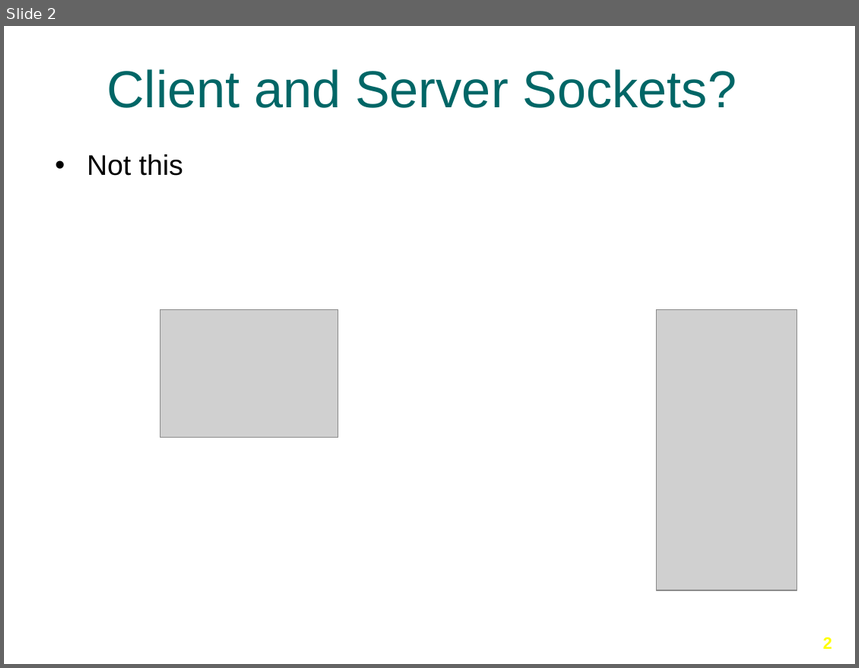
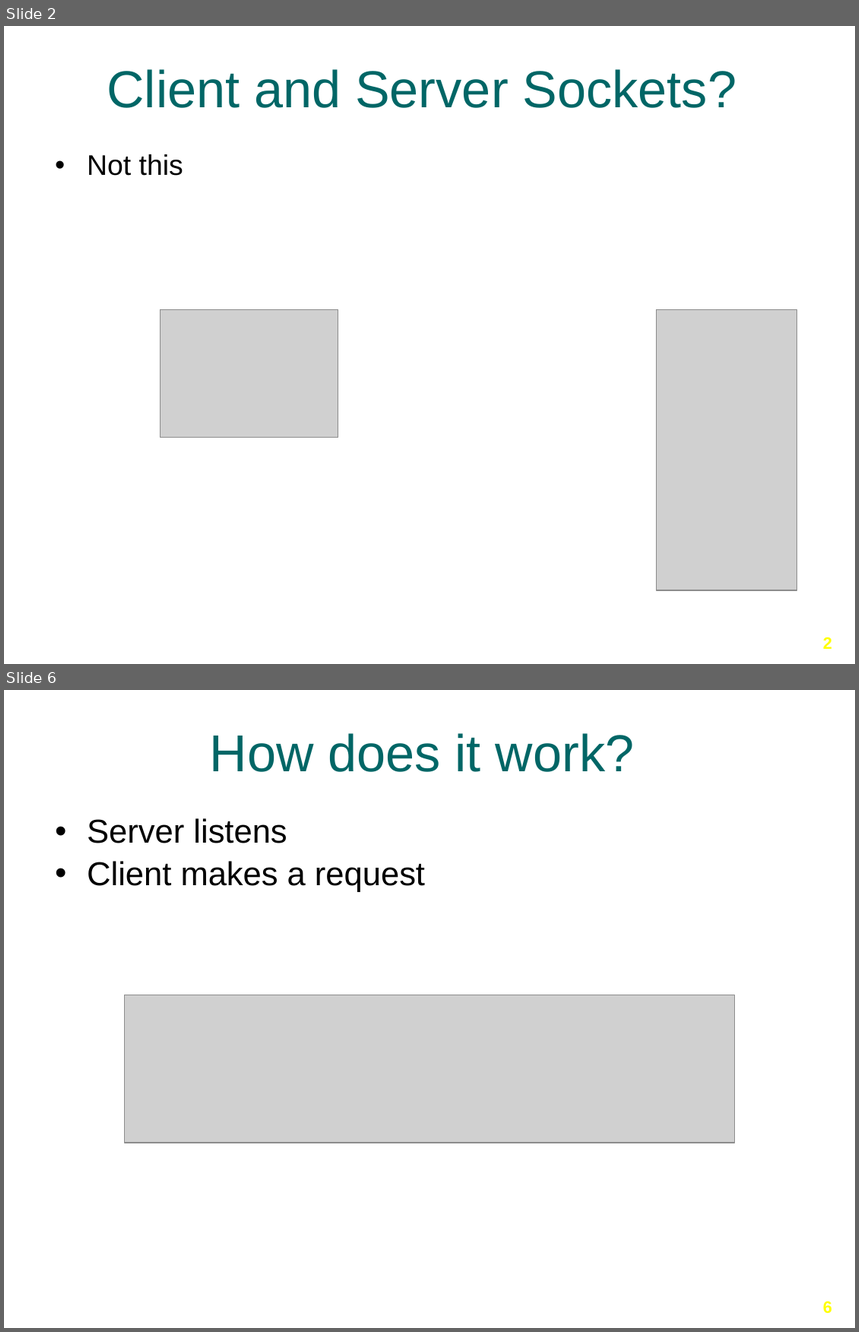
Before and after one commit to Ansilacerda/CIT360-Portfolio, a slide deck: Presentations/Client and Server Sockets/Client-Server-Sockets.pptx. Shown one above the other, each under a label of ours: slide 2 before the commit, slides 2 and 6 after it; the slides between them are not shown. The pictures are 859x668 and 859x1332 pixels, drawn with LibreOffice and Linux fonts; fonts in the diff are those of the drawing; grey boxes stand for pictures; background and template pictures are left out. Boxes give left, top, right and bottom in pixels: in the first picture for what was removed or moved away, otherwise in the second. Text is boxed around its words. In the diff, an @@ line names an element or a change of style, - is before the commit and + after.

```diff
--- a/Presentations/Client and Server Sockets/Client-Server-Sockets.pptx
+++ b/Presentations/Client and Server Sockets/Client-Server-Sockets.pptx
@@ slide 6 added at [4, 690, 855, 1328], background picture (left out) @@
@@ title added at [210, 733, 635, 772], 44 pt, text #006666 @@
+How does it work?
@@ text added at [87, 818, 425, 892], 28 pt, text #000000 @@
+• Server listens
+• Client makes a request
@@ picture added at [125, 995, 735, 1143] @@
@@ page number added at [823, 1302, 832, 1313], 14 pt, text #FFFF00, bold @@
+6
```
Also in this commit, not shown: 1 slide changed, 8 other slides added, 8 slides removed, 23 other files.
